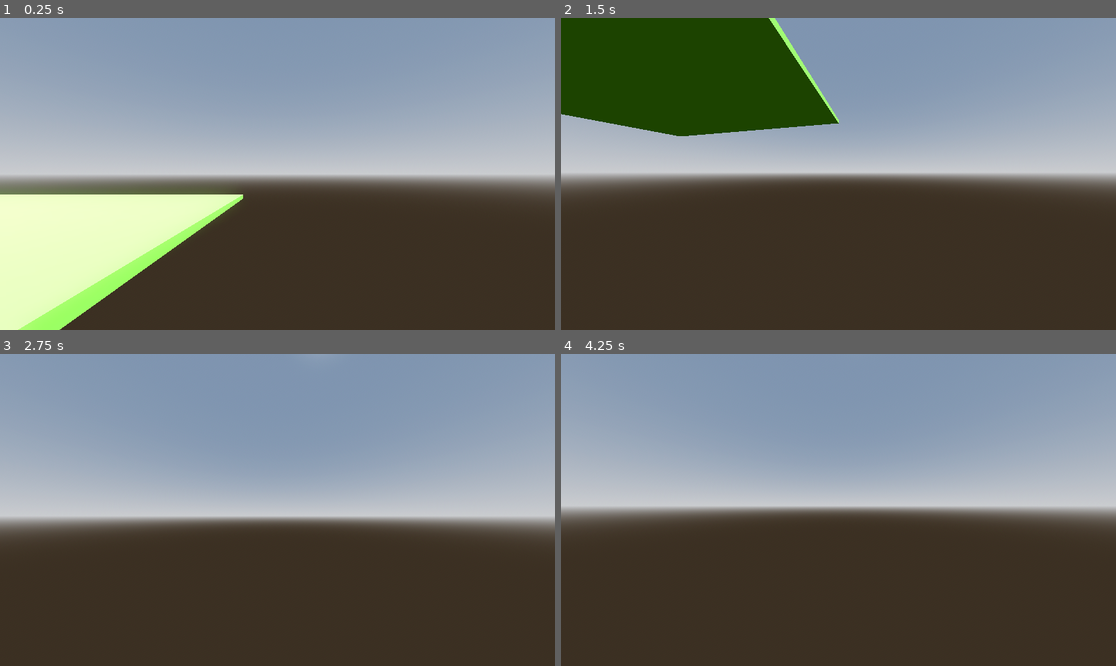
Above: before the commit, frames 1-4 (two rows, left to right).
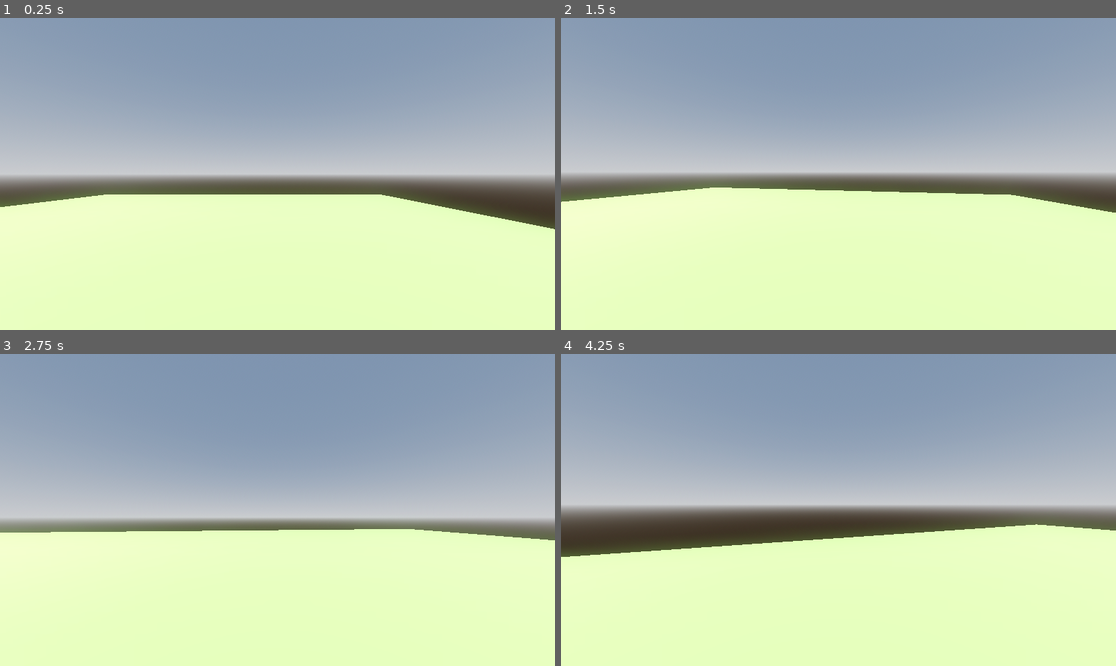
Above: after the commit, the same moments.

Repository: BlobberLikesDucks/RepositoryA
Game: Godot game, scene res://main.tscn
The game is run twice, just before and just after one commit, with the same random seed, the same clock (stepped at 60 frames per second) and the same inputs.
Inputs (mouse positions are in pixels of both pictures, inside the frame that each line leads up to):
- Up to frame 1 (0.25 s): no input
- Up to frame 2 (1.5 s): move the mouse to (866, 174) at 0.52 s; hold W (Forward) from 0.53 s (still down); tap Middle mouse button (Dash) at 0.6, 1.35 s; tap Space (Jump) at 0.77 s; move the mouse to (810, 174) at 1.27 s
- Up to frame 3 (2.75 s): keep holding W (Forward); tap Space (Jump) at 1.52 s; move the mouse to (288, 503) at 2.02 s; hold Shift (Sprint) from 2.03 s (still down); tap Middle mouse button (Dash) at 2.3 s
- Up to frame 4 (4.25 s): keep holding W (Forward); move the mouse to (832, 516) at 2.77 s; release Shift (Sprint) at 2.78 s; tap Middle mouse button (Dash) at 2.85, 3.6 s; tap Space (Jump) at 3.02, 3.77 s; move the mouse to (877, 513) at 3.52 s

The runs differ from the first frame. In frame 1, 33% of the frame differs, in the area x 0-100%, y 54-100%; in frame 2, 61%, in the area x 0-100%, y 0-100%; in frame 3, 47%; in frame 4, 42%.

Commit message:
changed player start pos
Co-Authored-By: khaledjaweesh592-tech <248735724+khaledjaweesh592-tech@users.noreply.github.com>

Diff:
--- a/main.tscn
+++ b/main.tscn
@@ -43,4 +43,4 @@
 shape = SubResource("BoxShape3D_0xm2m")
 
 [node name="Player" parent="." instance=ExtResource("1_ig7tw")]
-transform = Transform3D(1, 0, 0, 0, 1, 0, 0, 0, 1, 21.778345, 3.1924324, 7.044847)
+transform = Transform3D(1, 0, 0, 0, 1, 0, 0, 0, 1, 4.2567673, 3.1924324, 7.044847)
--- a/player.gd
+++ b/player.gd
@@ -77,10 +77,6 @@
 	var target_fov = base_fov + fov_change * velocity_clamped
 	camera.fov = lerp(camera.fov, target_fov, delta * 8.0)
 
-
-	if Input.is_action_just_pressed("Dash"):
-		velocity
-
 	move_and_slide()
 
 func _headbob(time) -> Vector3:
